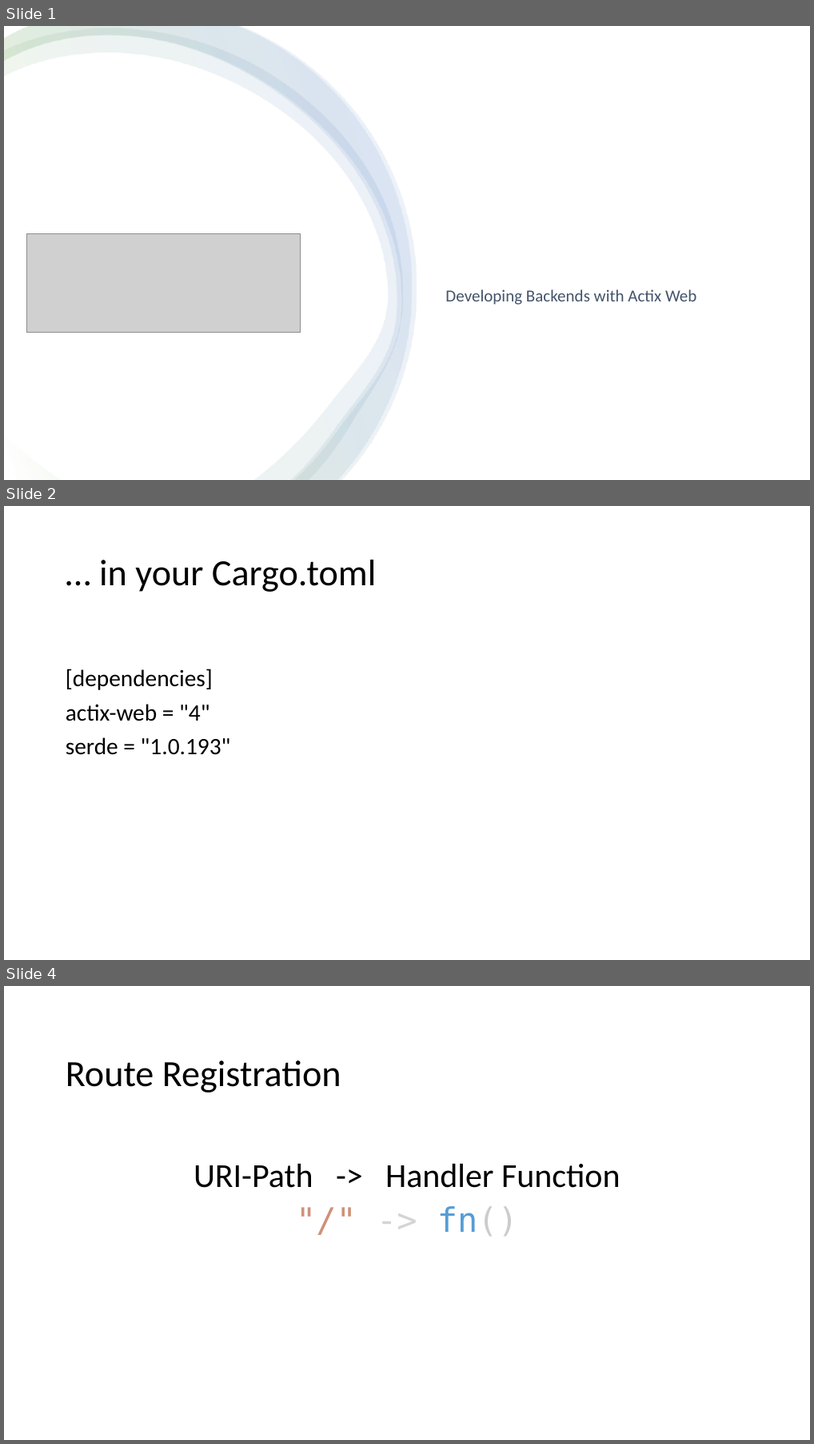
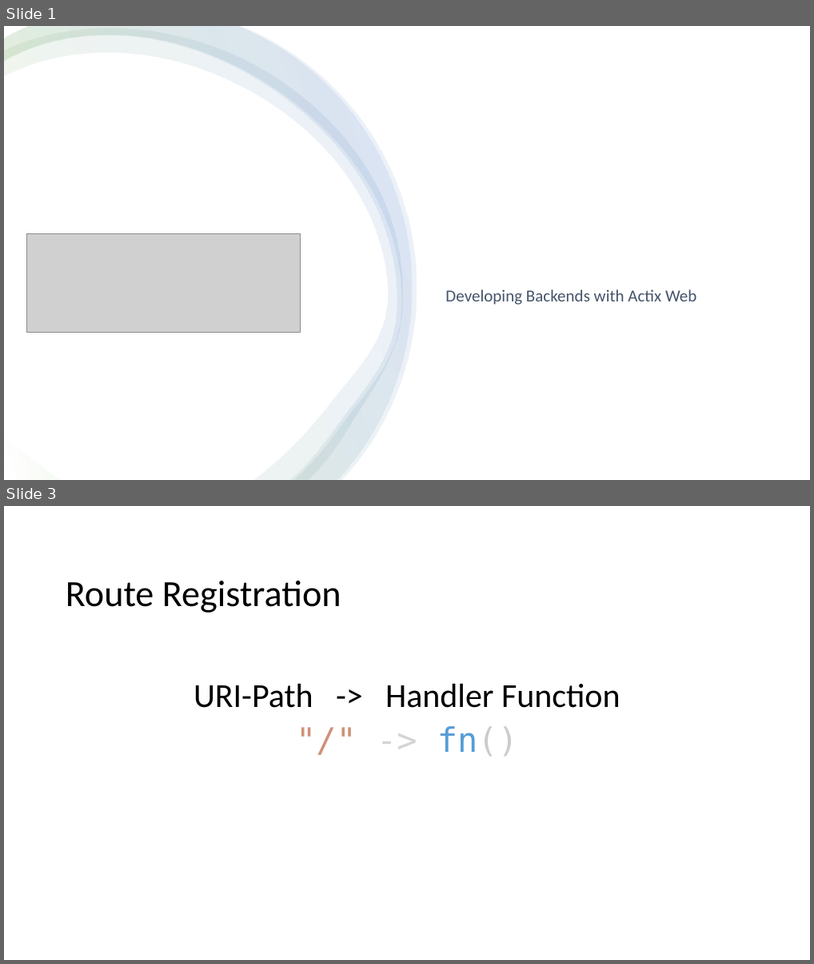
Before and after one commit to floscodes/actix_talk, a slide deck: Pres.pptx. Shown one above the other, each under a label of ours: slides 1, 2 and 4 before the commit, slides 1 and 3 after it; the slides between them are not shown. The pictures are 814x1444 and 814x964 pixels, drawn with LibreOffice and Linux fonts; fonts in the diff are those of the drawing; grey boxes stand for pictures. Boxes give left, top, right and bottom in pixels: in the first picture for what was removed or moved away, otherwise in the second. Text is boxed around its words. In the diff, an @@ line names an element or a change of style, - is before the commit and + after.

```diff
--- a/Pres.pptx
+++ b/Pres.pptx
@@ slide 2 removed at (4,506,810,960), background #FFFFFF @@
@@ title removed at (99,560,376,592) @@
-… in your Cargo.toml
@@ text removed at (66,668,231,755) @@
-[dependencies]
-actix-web = "4"
-serde = "1.0.193"
@@ what was slide 4 is now slide 3 @@
```
Also in this commit, not shown: 4 slides changed, 2 slides added, 5 other files.
